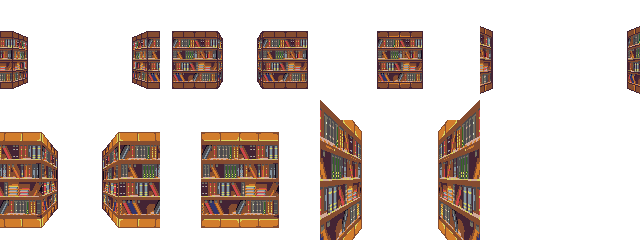
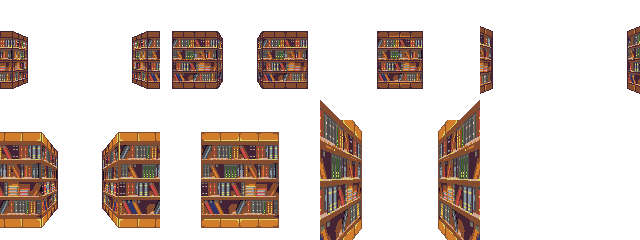
The second (640, 240) image is a revision of the first. Changes to its layers:
painted on "Small bookshelves #7" over [628, 33, 640, 86]
painted on "Small bookshelves #6" over [480, 34, 491, 86]
painted on "Small bookshelves #5b" over [0, 39, 12, 82]
painted on "Small bookshelves #5" over [13, 39, 27, 82]
painted on "Small bookshelves #4b" over [148, 39, 160, 82]
painted on "Small bookshelves #4" over [133, 39, 147, 82]
painted on "Small bookshelves #3b" over [218, 40, 222, 81]
painted on "Small bookshelves #3" over [173, 39, 217, 82]
painted on "Small bookshelves #2b" over [258, 40, 262, 81]
painted on "Small bookshelves #2" over [263, 39, 307, 82]
painted on "Small bookshelves #1" over [378, 39, 422, 82]
